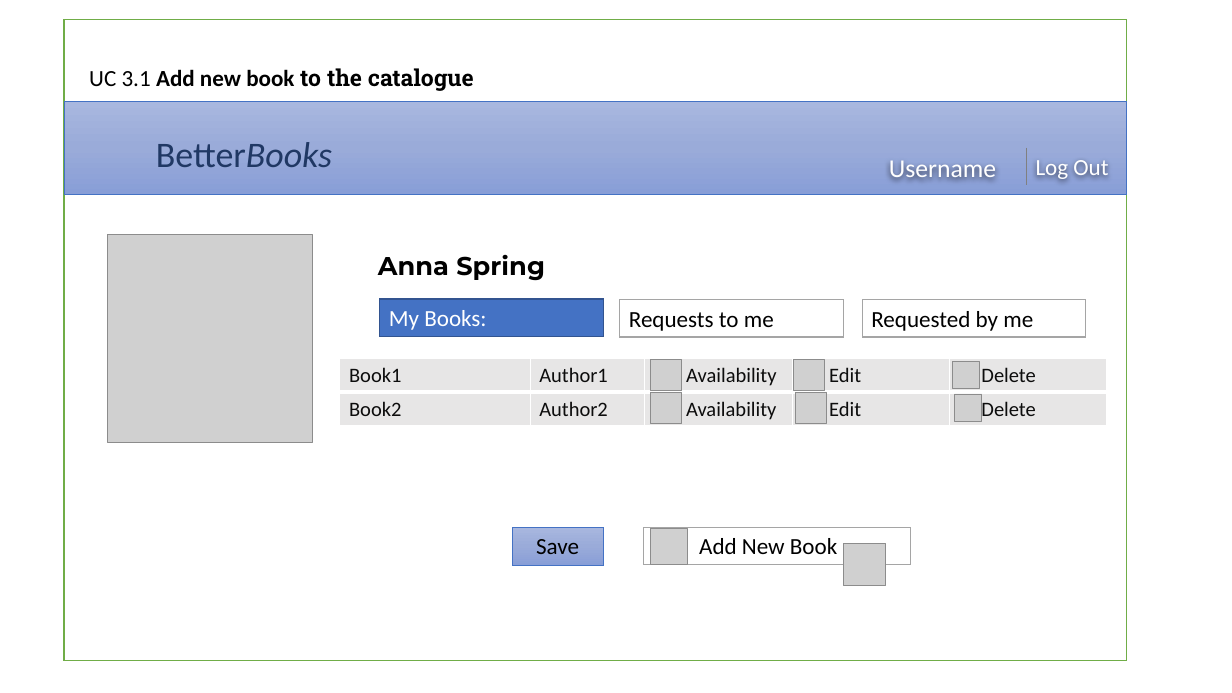
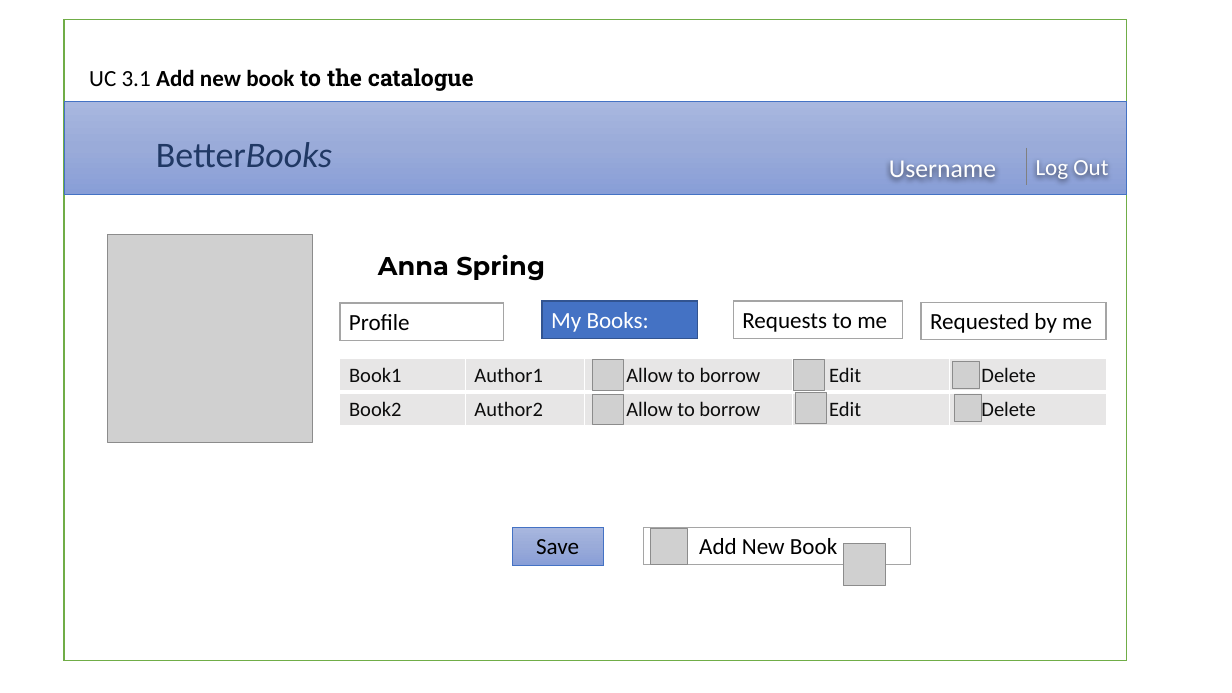
Before and after one commit to kateGalich/capstone, a slide deck: slide 3 of Construction 1/UI Prototypes.pptx. Drawn at 1232x693 pixels with LibreOffice and Linux fonts; fonts in the diff are those of the drawing; grey boxes stand for pictures; background and template pictures are left out. Boxes give left, top, right and bottom in pixels: in the first picture for what was removed or moved away, otherwise in the second. Text is boxed around its words. In the diff, an @@ line names an element or a change of style, - is before the commit and + after.

```diff
--- a/Construction 1/UI Prototypes.pptx
+++ b/Construction 1/UI Prototypes.pptx
@@ rectangle added at [340, 303, 504, 340], fill #FFFFFF, outline #A5A5A5 1 pt, 18 pt, text #000000 @@
+Profile
@@ rectangle "My Books:": place and size @@
-rectangle "My Books:" at [380, 299, 604, 336]
+rectangle "My Books:" at [543, 301, 699, 338]
@@ rectangle "Requests to me": place and size @@
-rectangle "Requests to me" at [620, 299, 844, 336]
+rectangle "Requests to me" at [734, 301, 903, 338]
@@ rectangle "Requested by me": place and size @@
-rectangle "Requested by me" at [862, 299, 1086, 336]
+rectangle "Requested by me" at [921, 302, 1106, 339]
@@ table at [340, 359, 1107, 426] @@
-row 1, column 3: Availability
+row 1, column 3: Allow to borrow
-row 2, column 3: Availability
+row 2, column 3: Allow to borrow
@@ picture added at [592, 360, 623, 390] @@
@@ picture removed at [651, 360, 682, 391] @@
@@ picture added at [592, 394, 623, 424] @@
@@ picture removed at [651, 392, 682, 423] @@
```
Also in this commit, not shown: 5 other slides changed, 5 other files.
